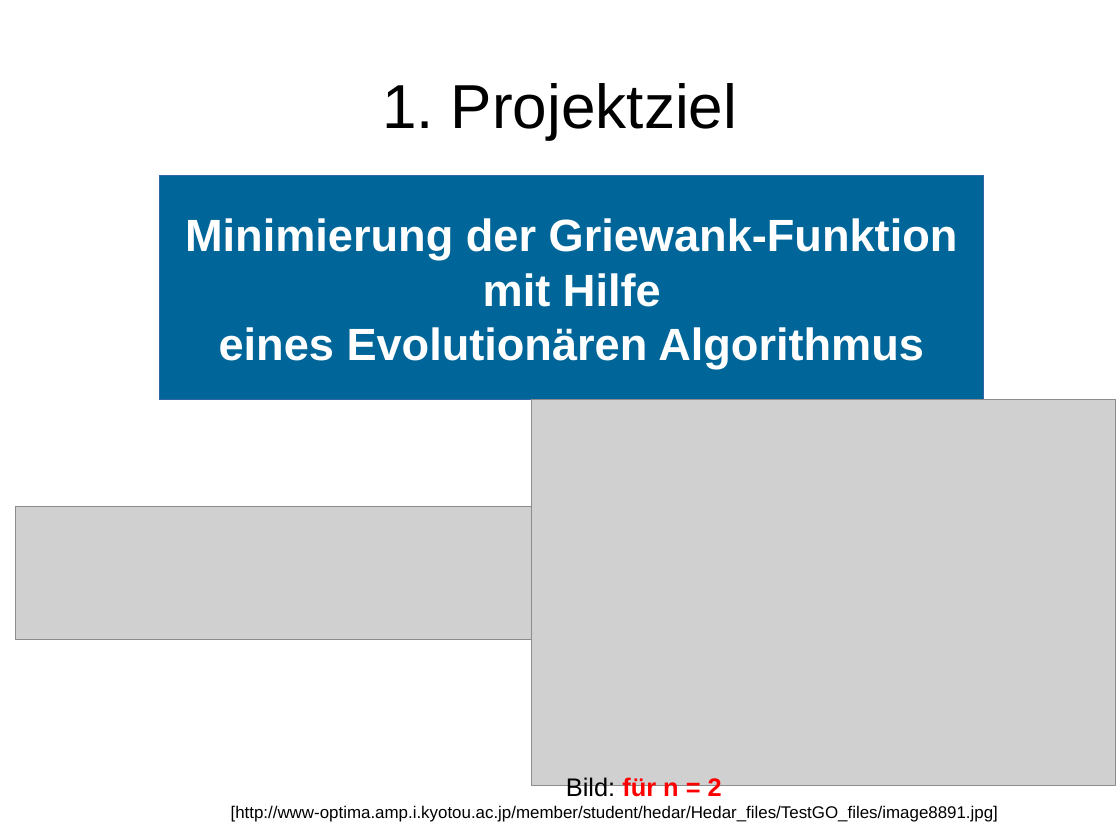
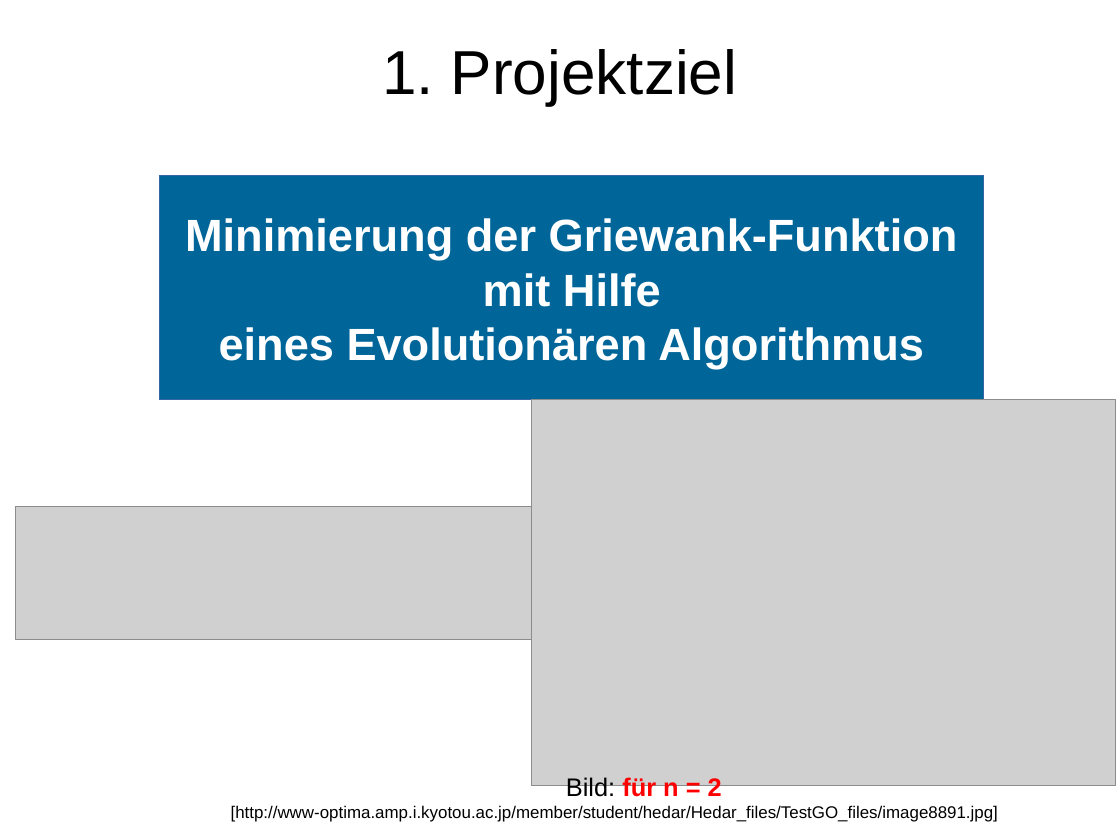
Before and after one commit to lblissett/evo-project, a slide deck: slide 1 of src/data/presentation/geopras/Vortrag_Evo_ErsterTeil.odp. Drawn at 1120x840 pixels with LibreOffice and Linux fonts; fonts in the diff are those of the drawing; grey boxes stand for pictures. Boxes give left, top, right and bottom in pixels: in the first picture for what was removed or moved away, otherwise in the second. Text is boxed around its words. In the diff, an @@ line names an element or a change of style, - is before the commit and + after.

```diff
--- a/src/data/presentation/geopras/Vortrag_Evo_ErsterTeil.odp
+++ b/src/data/presentation/geopras/Vortrag_Evo_ErsterTeil.odp
@@ title "1. Projektziel" moved from (x1=382, y1=83, x2=737, y2=139) to (x1=382, y1=49, x2=737, y2=106) @@
```
Also in this commit, not shown: 8 other slides changed.
